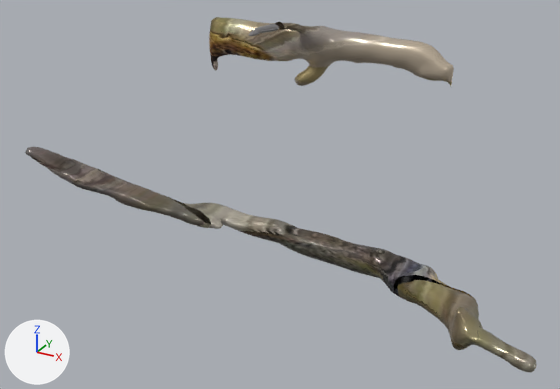
The glTF model public/models/alkafeel/kfl-2129.glb, before and after one commit.
Before and after are seen from a 50 mm camera at (0.617, -1.153, 0.507) aimed at (-0.002, -0.027, -0.056). Arrows for +X, +Y and +Z are at lower left; the lights stay in place. The first picture is the older version.

Objects in the first picture: 'geometry_0'.
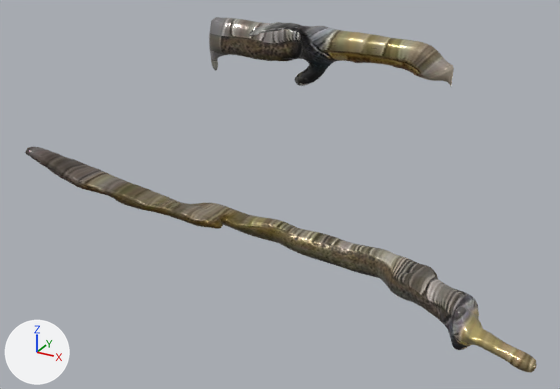
Boxes [x1, y1, x2, y2] around the edits, measured in the pictures (560 x 389 px; the box of a moved part takes in the faces that stretch with it):
part 1 of me_geometry_0, moved or reshaped: [391, 272, 476, 303] in both
part 2 of me_geometry_0, moved or reshaped: before [163, 195, 216, 229]; after [163, 195, 216, 228]
part 3 of me_geometry_0, moved or reshaped: before [269, 22, 290, 32]; after [269, 22, 290, 31]
part 4 of me_geometry_0, surface changed: [25, 17, 537, 372] in both
part 5 of me_geometry_0, recoloured: [25, 17, 537, 372] in both

What changed in the scene script:
```text
Add mat_alkafeel_watertight_pbr:
    mat_alkafeel_watertight_pbr = bpy.data.materials.new('AlKafeel_Watertight_PBR')
    # uses the picture img_image_0
    # uses the picture img_image_1
    # uses the picture img_image_2
Change me_geometry_0:
    used by ob_geometry_0; location = (0.0, 0.0, 0.0)
    remove me_geometry_0.from_pydata(...)  # 6455 vertices, 12696 faces; spans x -0.495..0.494, y -0.174..0.177, z -0.247..0.245
    add me_geometry_0.from_pydata(...)  # 6352 vertices, 12696 faces; spans x -0.495..0.494, y -0.174..0.177, z -0.247..0.245
    me_geometry_0 part 1: 120 vertices moved from x 0.211..0.365, y -0.015..0.018, z -0.225..-0.167 to x 0.212..0.364, y -0.014..0.018, z -0.224..-0.168; 100 vertices removed from x 0.212..0.363, y -0.009..0.011, z -0.224..-0.167; 52 vertices added at x 0.218..0.361, y -0.007..0.01, z -0.222..-0.169
    me_geometry_0 part 2: 100 vertices moved from x -0.302..-0.174, y -0.014..0.017, z -0.183..-0.122 to x -0.302..-0.174, y -0.013..0.017, z -0.182..-0.122; 87 vertices removed from x -0.298..-0.175, y -0.011..0.014, z -0.182..-0.124; 44 vertices added at x -0.291..-0.18, y -0.01..0.013, z -0.179..-0.127
    me_geometry_0 part 3: 28 vertices moved from x -0.037..-0.013, y -0.016..0.014, z 0.232..0.245 to x -0.036..-0.013, y -0.016..0.013, z 0.232..0.245; 29 vertices removed from x -0.036..-0.013, y -0.009..0.02, z 0.231..0.245; 17 vertices added at x -0.036..-0.014, y -0.004..0.019, z 0.231..0.245
    me_geometry_0 part 4: 11984 kept faces spanning x -0.495..0.494, y -0.174..0.177, z -0.247..0.245 get new texture (UV) coordinates
    me_geometry_0 part 5: 12239 faces spanning x -0.495..0.494, y -0.174..0.177, z -0.247..0.245 switch from mat_alkafeel_hd_pbr to mat_alkafeel_watertight_pbr
```
